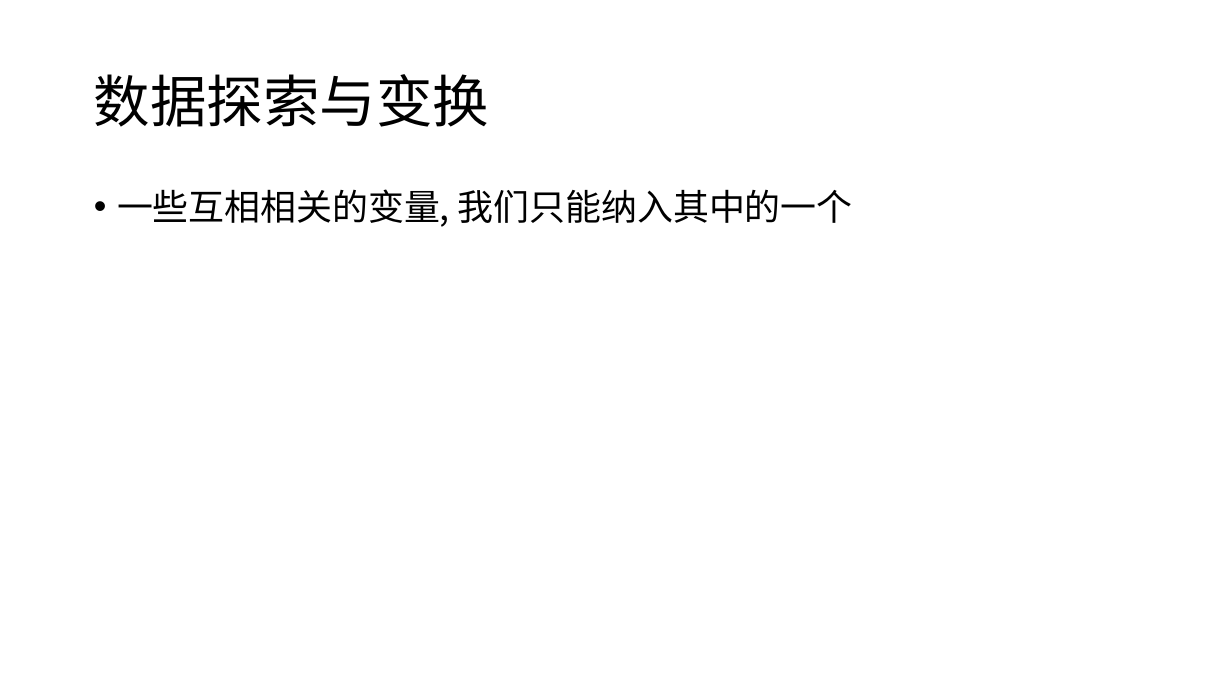
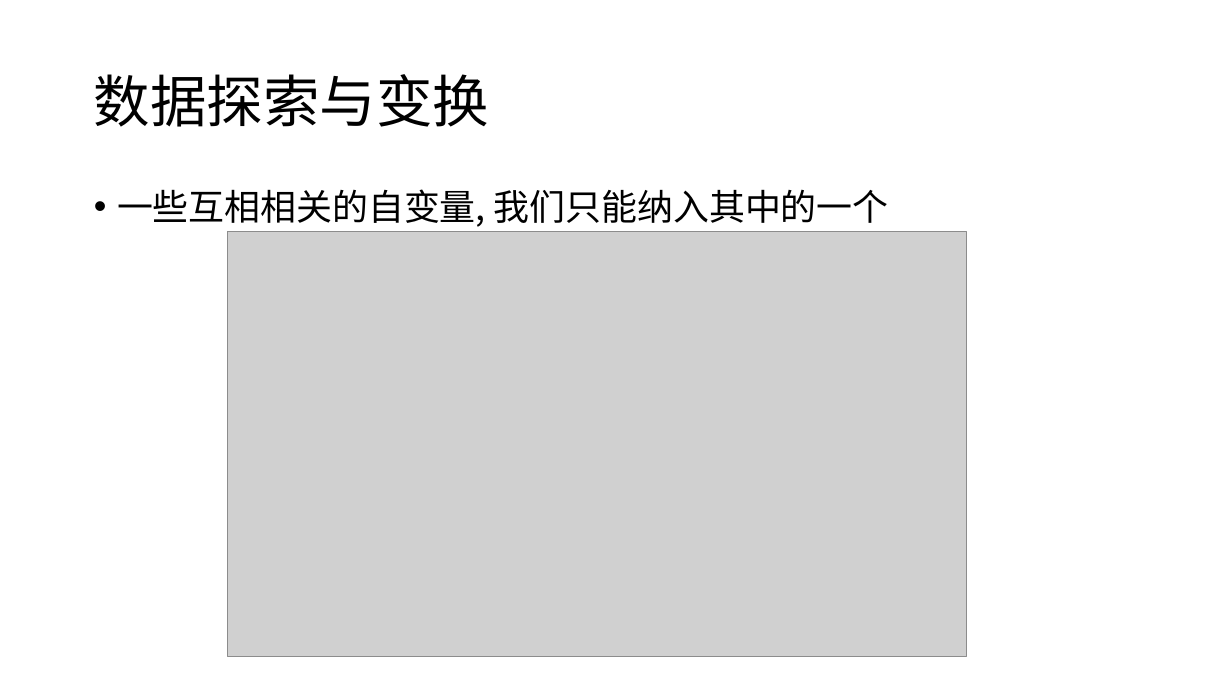
Before and after one commit to MuscleOne/Anemia-with-TCM, a slide deck: slide 10 of doc/2023_02_08_进展汇报.pptx. Drawn at 1232x693 pixels with LibreOffice and Linux fonts; fonts in the diff are those of the drawing; grey boxes stand for pictures. Boxes give left, top, right and bottom in pixels: in the first picture for what was removed or moved away, otherwise in the second. Text is boxed around its words. In the diff, an @@ line names an element or a change of style, - is before the commit and + after.

```diff
--- a/doc/2023_02_08_进展汇报.pptx
+++ b/doc/2023_02_08_进展汇报.pptx
@@ text at [117,189,889,227]: text changed @@
-• 一些互相相关的变量, 我们只能纳入其中的一个
+• 一些互相相关的自变量, 我们只能纳入其中的一个
@@ picture added at [227,232,967,656] @@
```
Also in this commit, not shown: 3 other slides changed, 3 slides added, 23 other files.
